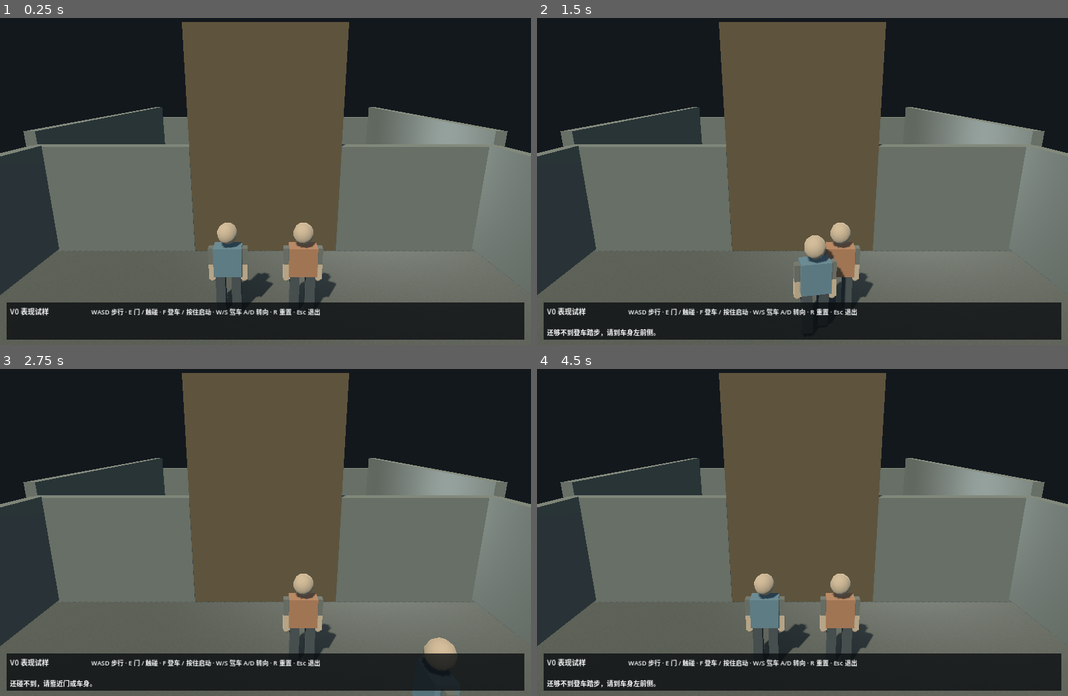
Above: before the commit, frames 1-4 (two rows, left to right).
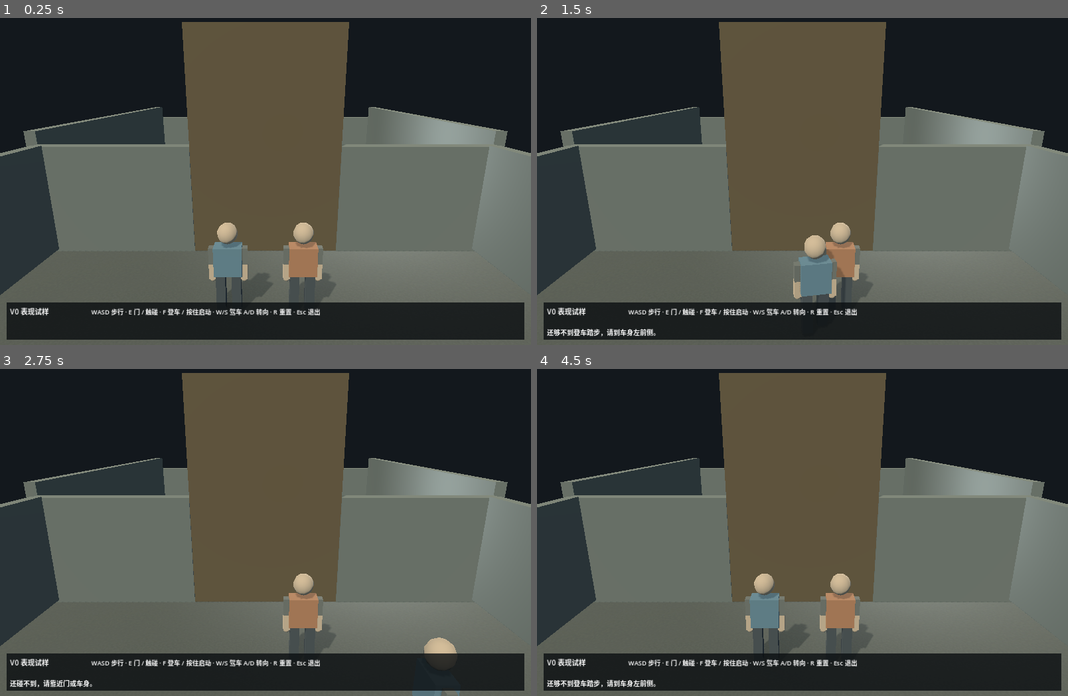
Above: after the commit, the same moments.

Repository: ZJW11398925/rust-road-song
Game: Godot game, scene res://visual_v0.tscn
Two runs of this game, one before a commit and one after it. Both use one fixed random seed, a clock stepped at 60 frames per second and the inputs below.
Inputs (mouse positions are in pixels of both pictures, inside the frame that each line leads up to):
- Up to frame 1 (0.25 s): no input
- Up to frame 2 (1.5 s): tap Enter at 0.5 s; move the mouse to (919, 161) at 0.52 s; hold D (right) 0.53-1.28 s; hold E (interact) 0.53-1.28 s; click (919, 161) at 0.67 s; tap F (start) at 1.25, 1.35 s; move the mouse to (696, 194) at 1.27 s; hold S (back) from 1.28 s (still down)
- Up to frame 3 (2.75 s): move the mouse to (318, 457) at 2.02 s; release S (back) at 2.03 s; hold D (right) from 2.03 s (still down); hold E (interact) from 2.03 s (still down)
- Up to frame 4 (4.5 s): move the mouse to (775, 597) at 2.77 s; release D (right) at 2.78 s; release E (interact) at 2.78 s; hold W (forward) 2.78-3.53 s; tap F (start) at 2.85, 4.35 s; click (775, 597) at 2.92 s; move the mouse to (961, 578) at 3.52 s; hold E (interact) 3.53-4.28 s; hold A (left) from 3.53 s (still down); tap R (reset) at 4.25 s; move the mouse to (643, 480) at 4.27 s

The runs differ from the first frame. In frame 1, 0.7% of the frame differs, in the area x 41-65%, y 38-87%; in frame 2, 0.5%; in frame 3, 0.3%; in frame 4, 0.7%.

Commit message:
fix: RB-V0-FIX-006 CHG-20261013-019 retain readable actors in shadow

Diff:
--- a/pocs/stylized_3d/visual_v0/visual_v0.tscn
+++ b/pocs/stylized_3d/visual_v0/visual_v0.tscn
@@ -77,6 +77,7 @@
 light_color = Color(0.96, 0.86, 0.72, 1)
 light_energy = 0.85
 shadow_enabled = true
+shadow_opacity = 0.6
 [node name="SoftFill" type="OmniLight3D" parent="."]
 position = Vector3(3.5, 3.0, 2.0)
 light_color = Color(0.76, 0.80, 0.86, 1)
Not shown, added: docs/changes/CHG-20261013-019.md
Not shown, changed: docs/governance/CURRENT.md
Not shown, changed: docs/governance/HANDOFF.md
Not shown, changed: docs/pocs/RB-V0-001_REPORT.md
Not shown, changed: pocs/stylized_3d/visual_v0/README.md
